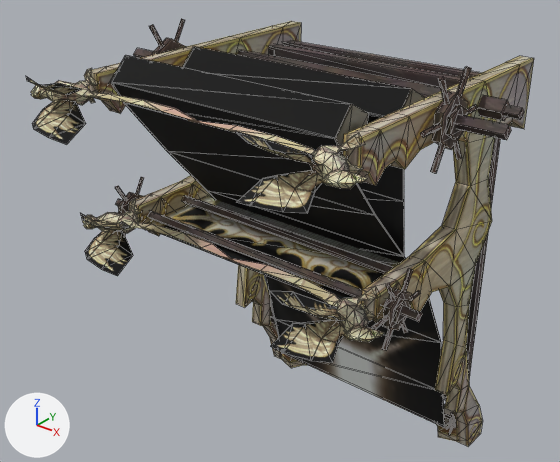
Renders of the OBJ model sceneobjs/juqing_yewai_245_tree_01/juqing_yewai_245_zhibuji.obj from each side of a commit.
One viewpoint serves both versions: a 50 mm lens placed at (236.0, -409.0, 219.0), pointed at (-13.0, -98.0, 26.0). The axes (+X, +Y, +Z) are drawn at lower left. The lights are the same throughout. Mesh edges are drawn as thin lines. Where no turn or scale is listed for an object, it has been applied to the vertices. Vertices at the same position are counted once.

The first picture shows 'juqing_yewai_245_zhibuji'.
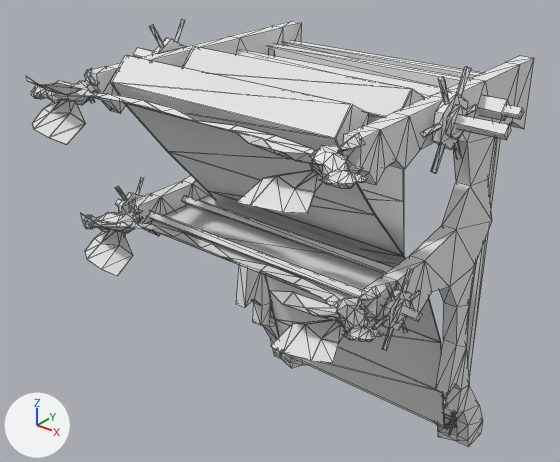
Pixel boxes (x1, y1, x2, y2) of what changed, in the pictures (560 x 462 px):
part 1 of me_juqing_yewai_245_zhibuji, recoloured
    both: (26, 19, 534, 446)
part 2 of me_juqing_yewai_245_zhibuji, recoloured
    both: (205, 72, 453, 426)
part 3 of me_juqing_yewai_245_zhibuji, recoloured (black to white)
    both: (110, 47, 449, 427)

The change, as a diff of the scene's bpy script:
```diff
--- a/sceneobjs/juqing_yewai_245_tree_01/juqing_yewai_245_zhibuji.obj.py
+++ b/sceneobjs/juqing_yewai_245_tree_01/juqing_yewai_245_zhibuji.obj.py
@@ mat_material_3_1 @@
+mat_material_3_1 = principled_material('material_3')
+mat_material_3_1.base_color = (0.8, 0.8, 0.8)  # white #e7e7e7
+mat_material_3_1.roughness = 1.0
@@ mat_material_1_1 @@
+mat_material_1_1 = principled_material('material_1')
+mat_material_1_1.base_color = (0.8, 0.8, 0.8)  # white #e7e7e7
+mat_material_1_1.roughness = 1.0
@@ mat_material_2_1 @@
+mat_material_2_1 = principled_material('material_2')
+mat_material_2_1.base_color = (0.8, 0.8, 0.8)  # white #e7e7e7
+mat_material_2_1.roughness = 1.0
@@ me_juqing_yewai_245_zhibuji @@
 me_juqing_yewai_245_zhibuji.from_pydata(...)  # 1564 vertices, 2292 faces; spans x -115.0..115.0, y -209.0..1.0, z -135.0..135.0
 # used by ob_juqing_yewai_245_zhibuji; location = (0.0, 0.0, 0.0)
+# me_juqing_yewai_245_zhibuji part 1: all 2228 faces that had it switch from mat_material_1 (picture img_juqing_yewai_245_zhibuji_1_png) to mat_material_1_1 (white #e7e7e7)
+# me_juqing_yewai_245_zhibuji part 2: all 38 faces that had it switch from mat_material_2 (picture img_juqing_yewai_245_zhibuji_2_png) to mat_material_2_1 (white #e7e7e7)
+# me_juqing_yewai_245_zhibuji part 3: all 26 faces that had it switch from mat_material_3 (picture img_juqing_yewai_245_zhibuji_01_png) to mat_material_3_1 (white #e7e7e7)
```
